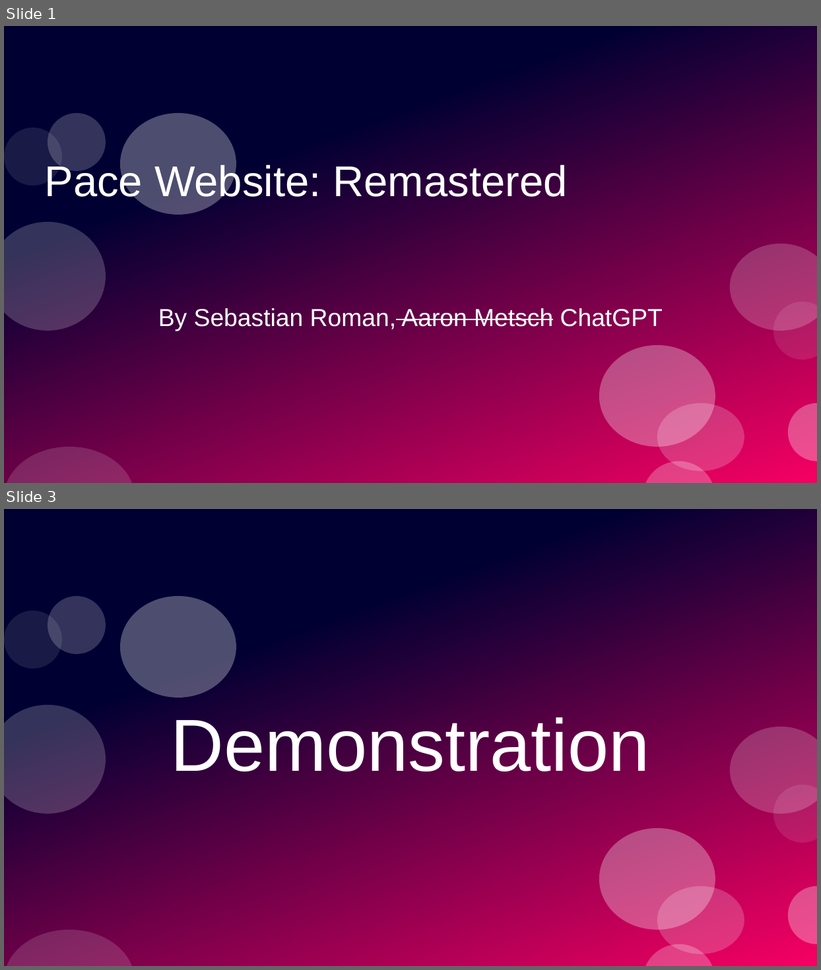
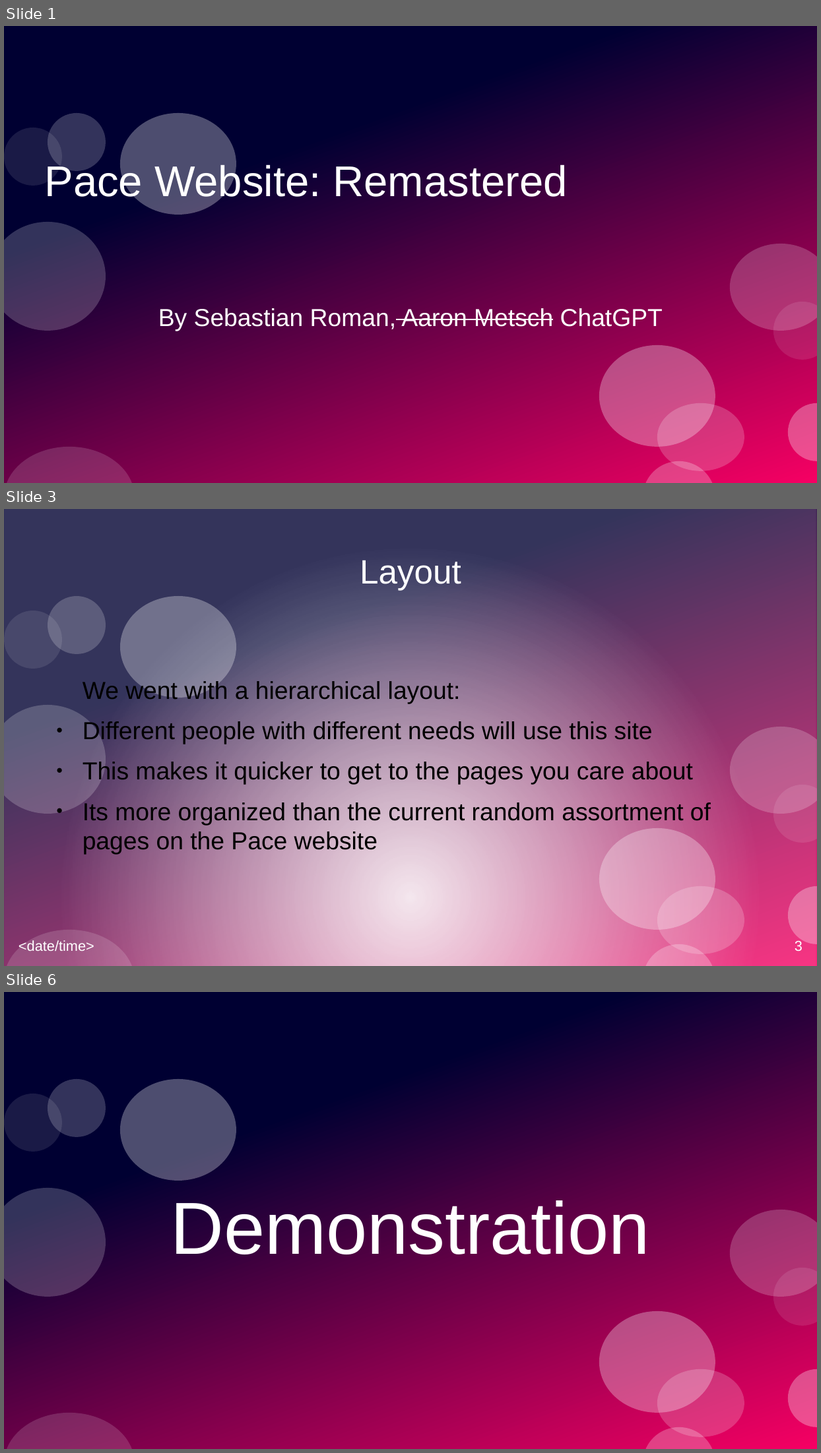
Before and after one commit to sr66139p/CIT-231-Term-Project, a slide deck: term-project-presentation.pptx. Shown one above the other, each under a label of ours: slides 1 and 3 before the commit, slides 1, 3 and 6 after it; the slides between them are not shown. The pictures are 821x970 and 821x1453 pixels, drawn with LibreOffice and Linux fonts; fonts in the diff are those of the drawing. Boxes give left, top, right and bottom in pixels: in the first picture for what was removed or moved away, otherwise in the second. Text is boxed around its words. In the diff, an @@ line names an element or a change of style, - is before the commit and + after.

```diff
--- a/term-project-presentation.pptx
+++ b/term-project-presentation.pptx
@@ slide 3 added at [4, 509, 817, 966], background #FFFFFF; not listed: 11 template elements that a slide beside it also shows @@
@@ rectangle added at [4, 509, 817, 966], fill gradient #FFFFFF @@
@@ title added at [360, 560, 461, 591], 33 pt, text #FFFFFF @@
+Layout
@@ ellipse added at [121, 596, 236, 698], fill #FFFFFF at 30% opacity @@
@@ text added at [83, 680, 711, 855], 24 pt, text #000000 @@
+We went with a hierarchical layout:
+● Different people with different needs will use this site
+● This makes it quicker to get to the pages you care about
+● Its more organized than the current random assortment of pages on the Pace website
@@ text added at [19, 941, 94, 951], 14 pt, text #FFFFFF @@
+<date/time>
@@ page number added at [795, 940, 803, 951], 14 pt, text #FFFFFF @@
+3
@@ what was slide 3 is now slide 6 @@
```
Also in this commit, not shown: 1 slide changed, 3 other slides added.
